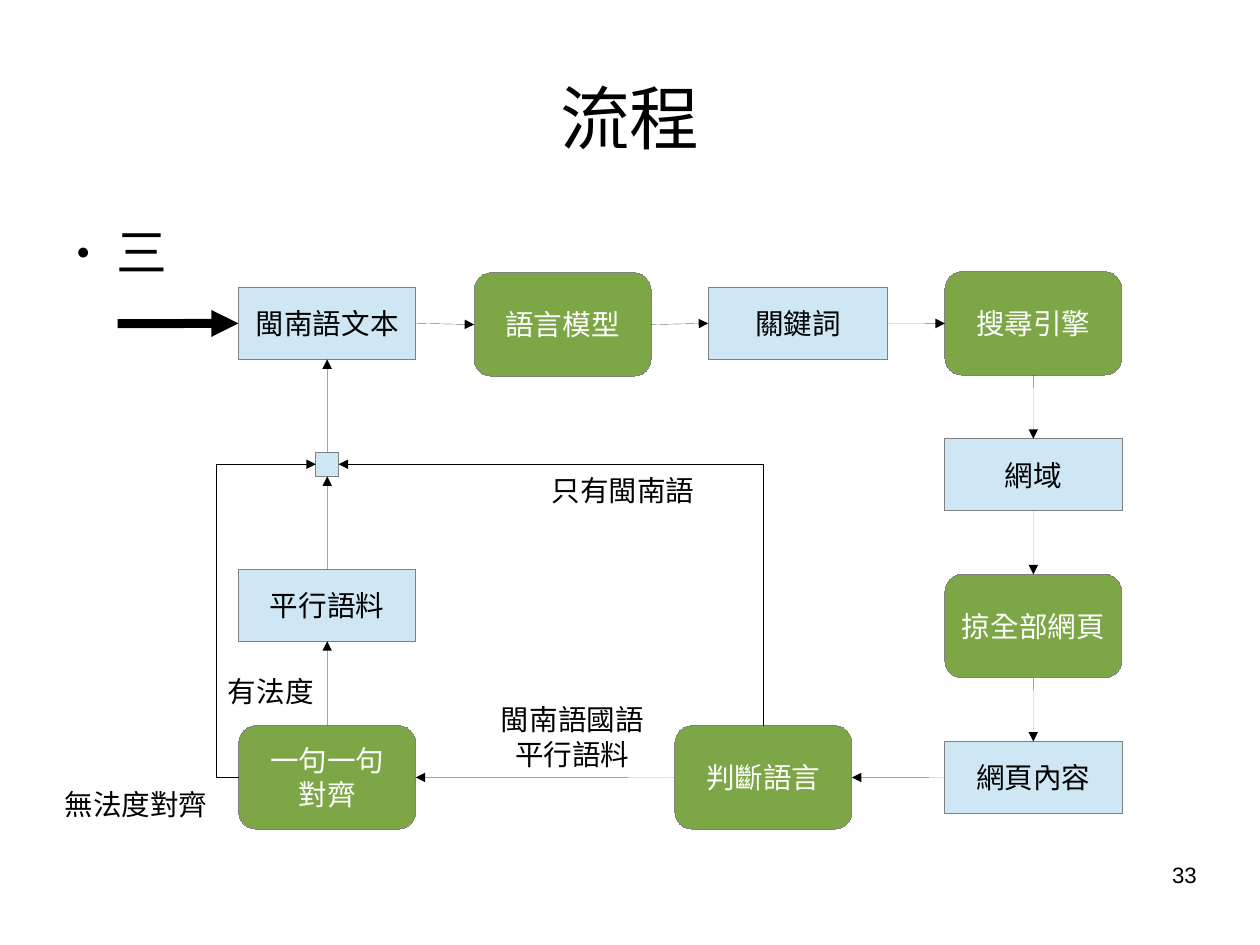
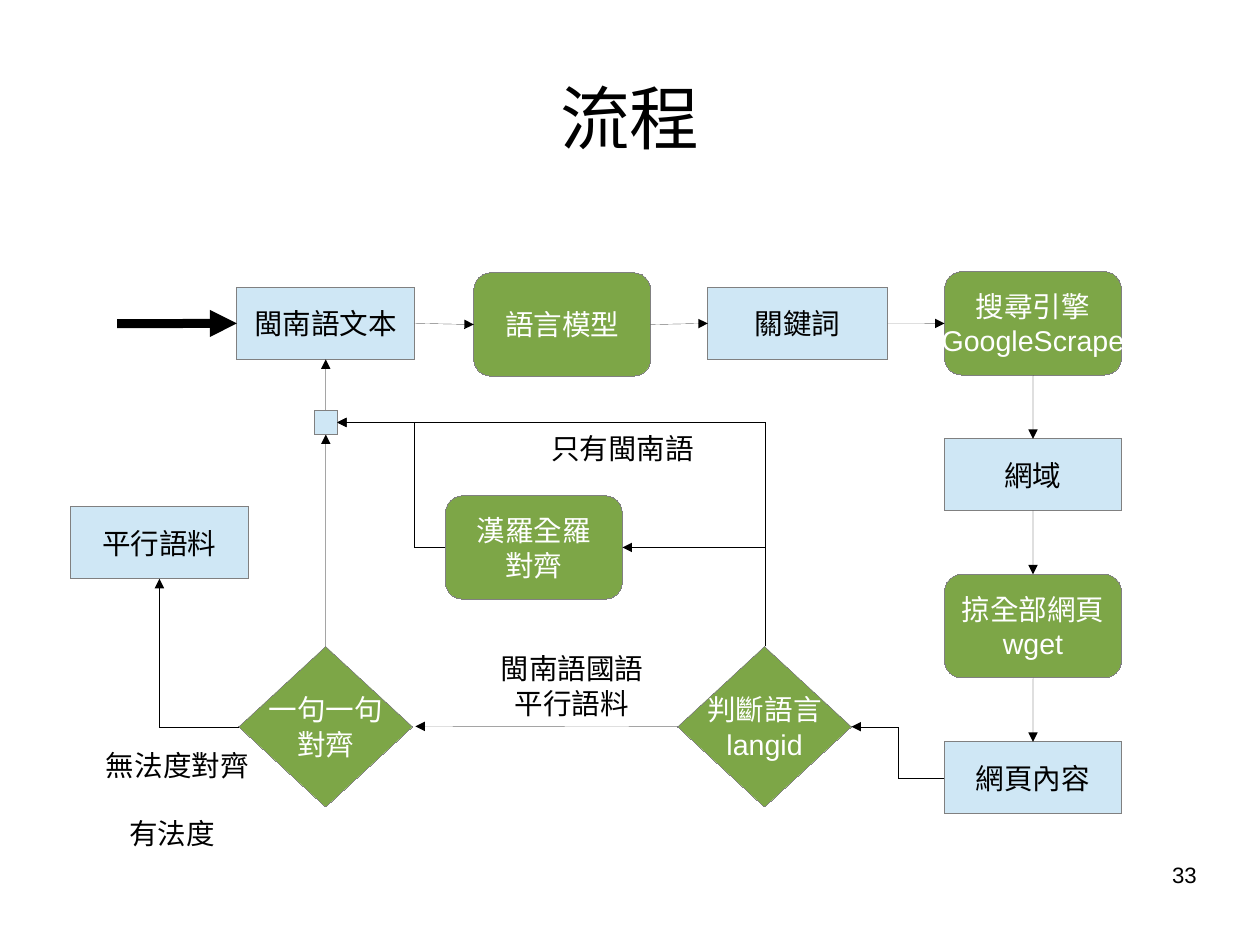
Before and after one commit to sih4sing5hong5/po3-ko3_tau5-iann2-phinn3, a slide deck: slide 33 of 翻譯報告.odp. Drawn at 1260x945 pixels with LibreOffice and Linux fonts; fonts in the diff are those of the drawing. Boxes give left, top, right and bottom in pixels: in the first picture for what was removed or moved away, otherwise in the second. Text is boxed around its words. In the diff, an @@ line names an element or a change of style, - is before the commit and + after.

```diff
--- a/翻譯報告.odp
+++ b/翻譯報告.odp
@@ text removed at (117, 233, 168, 272) @@
-● 三
@@ text in rounded rectangle at (942, 329, 1125, 357): paragraph added @@
+GoogleScrape
@@ arrow moved from (327, 453) - (327, 359) to (326, 410) - (326, 359) @@
@@ rectangle: place and size @@
-rectangle at (316, 453, 338, 477)
+rectangle at (314, 410, 337, 434)
@@ arrow moved from (327, 569) - (327, 477) to (326, 647) - (326, 434) @@
@@ elbow arrow moved from (764, 726) - (338, 464) to (765, 646) - (337, 423) @@
@@ elbow arrow added from (446, 548) to (337, 423), #000000 0 pt @@
@@ text "只有閩南語": place and size @@
-text "只有閩南語" at (552, 477, 695, 504)
+text "只有閩南語" at (551, 435, 694, 462)
@@ rectangle "平行語料": place and size @@
-rectangle "平行語料" at (239, 569, 417, 641)
+rectangle "平行語料" at (71, 507, 249, 579)
@@ rounded rectangle added at (446, 496, 623, 600), fill #7DA647, outline #808080 0 pt, 18 pt, text #FFFFFF @@
+漢羅全羅
+對齊
@@ elbow arrow added from (765, 646) to (623, 548), #000000 0 pt @@
@@ elbow arrow moved from (239, 777) - (316, 464) to (239, 727) - (159, 579) @@
@@ diamond "一句一句": place and size @@
-diamond "一句一句" at (239, 726, 416, 830)
+diamond "一句一句" at (239, 646, 413, 807)
@@ diamond "一句一句" at (239, 646, 413, 807): rounded rectangle to diamond @@
@@ arrow removed from (327, 726) to (327, 641) @@
@@ text "閩南語國語": place and size @@
-text "閩南語國語" at (501, 706, 644, 768)
+text "閩南語國語" at (501, 655, 644, 717)
@@ diamond "判斷語言" at (678, 646, 852, 807): rounded rectangle to diamond @@
@@ diamond "判斷語言": place and size @@
-diamond "判斷語言" at (676, 726, 853, 830)
+diamond "判斷語言" at (678, 646, 852, 807)
@@ text in rounded rectangle at (1003, 635, 1063, 660): paragraph added @@
+wget
@@ text "無法度對齊": place and size @@
-text "無法度對齊" at (65, 791, 208, 818)
+text "無法度對齊" at (106, 752, 249, 779)
@@ arrow moved from (676, 777) - (416, 777) to (678, 727) - (415, 726) @@
@@ text in diamond at (726, 734, 802, 760): paragraph added @@
+langid
@@ elbow arrow added from (944, 777) to (852, 727), #000000 0 pt @@
@@ arrow removed from (944, 777) to (852, 777) @@
@@ text "有法度": place and size @@
-text "有法度" at (228, 678, 314, 705)
+text "有法度" at (129, 820, 215, 847)
```
Also in this commit, not shown: 5 other slides changed, 3 slides added.
